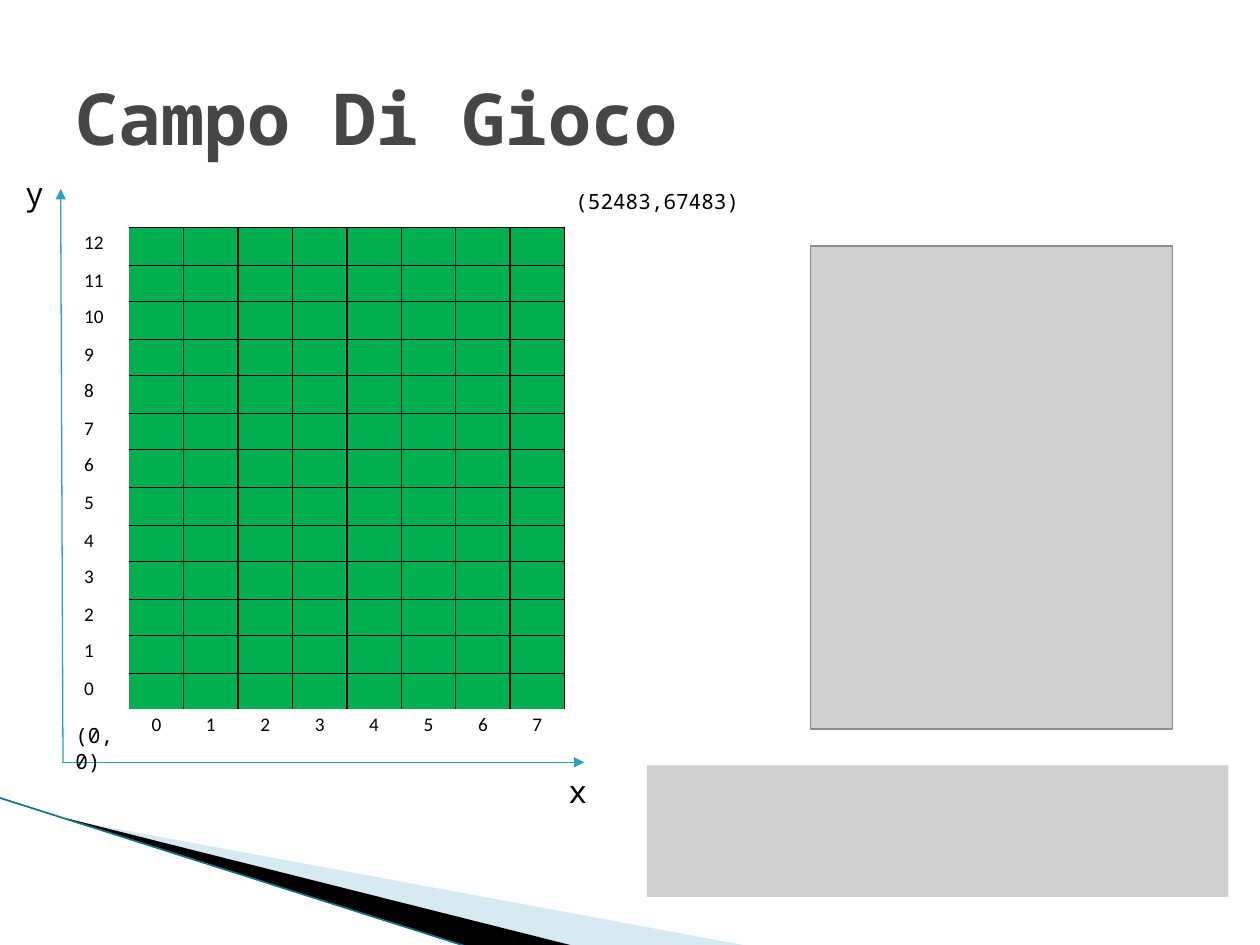
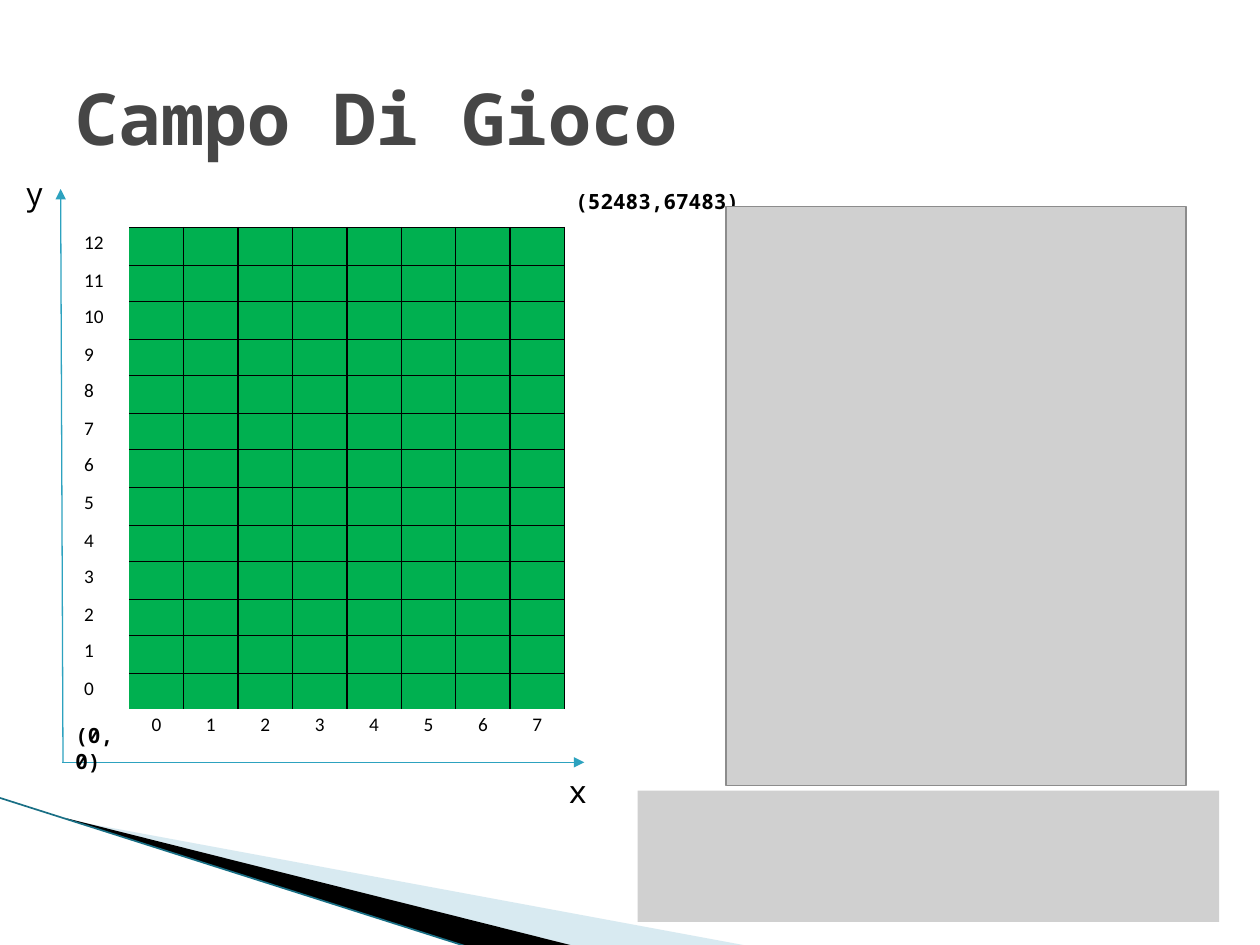
Before and after one commit to alexiey91/Flink, a slide deck: slide 11 of SABD2.pptx. Drawn at 1260x945 pixels with LibreOffice and Linux fonts; fonts in the diff are those of the drawing; grey boxes stand for pictures; background and template pictures are left out. Boxes give left, top, right and bottom in pixels: in the first picture for what was removed or moved away, otherwise in the second. Text is boxed around its words. In the diff, an @@ line names an element or a change of style, - is before the commit and + after.

Commit message:
presentazione

```diff
--- a/SABD2.pptx
+++ b/SABD2.pptx
@@ text "(52483,67483)" at (575,193,739,216): bold on @@
@@ picture: place and size @@
-picture at (810,246,1173,728)
+picture at (726,207,1186,785)
@@ text "(0,0)" at (75,718,162,747): bold on @@
@@ picture: place and size @@
-picture at (646,765,1228,896)
+picture at (638,790,1220,921)
```
Also in this commit, not shown: 22 slides added, 1 slide removed.
